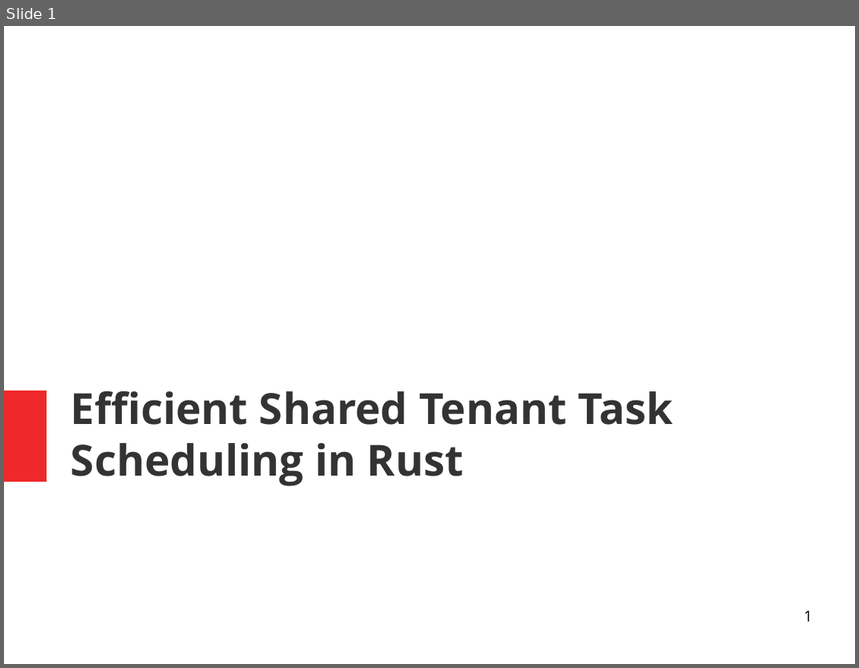
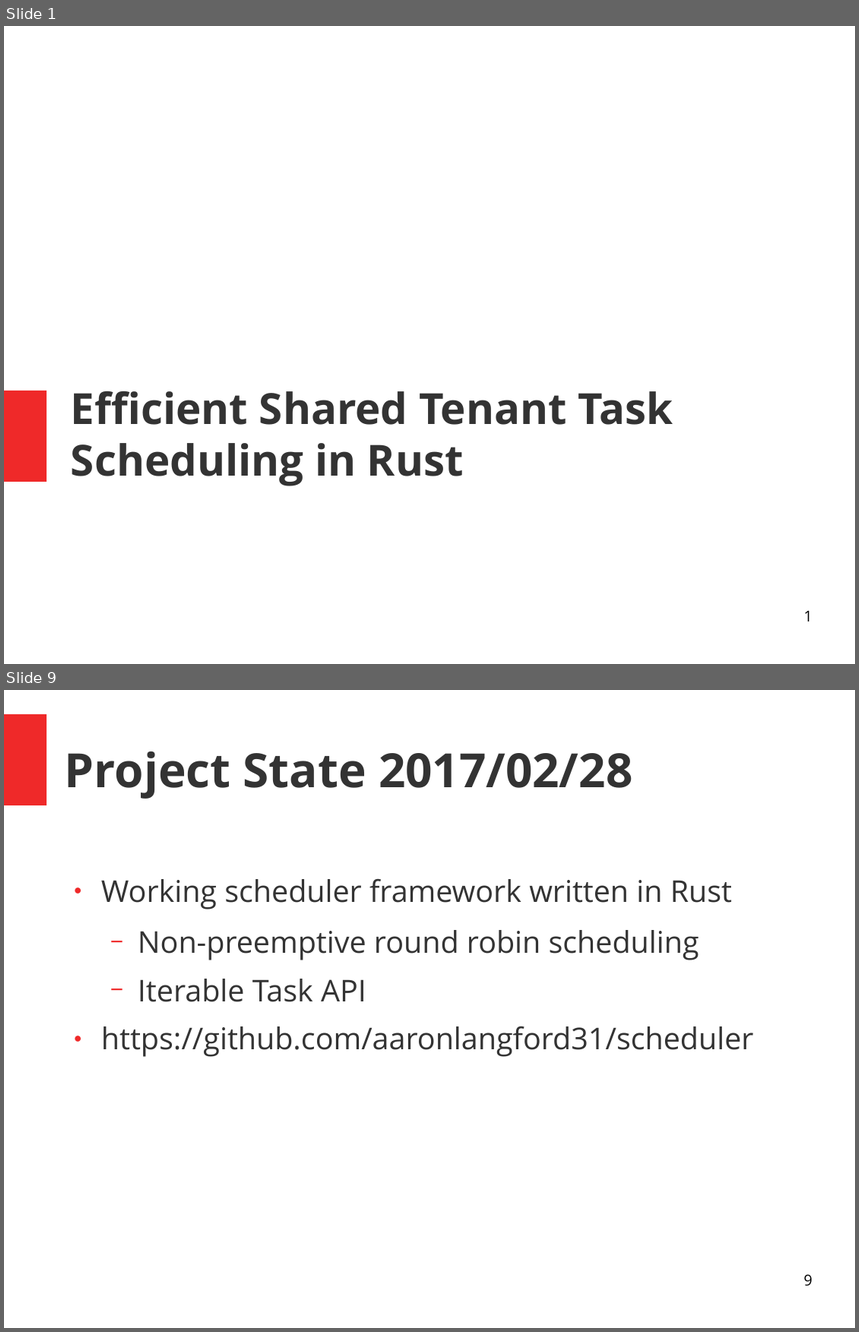
Before and after one commit to aaronlangford31/scheduler, a slide deck: docs/presentations/proj_background.odp. Shown one above the other, each under a label of ours: slide 1 before the commit, slides 1 and 9 after it; the slides between them are not shown. The pictures are 859x668 and 859x1332 pixels, drawn with LibreOffice and Linux fonts; fonts in the diff are those of the drawing. Boxes give left, top, right and bottom in pixels: in the first picture for what was removed or moved away, otherwise in the second. Text is boxed around its words. In the diff, an @@ line names an element or a change of style, - is before the commit and + after.

```diff
--- a/docs/presentations/proj_background.odp
+++ b/docs/presentations/proj_background.odp
@@ slide 9 added at [4, 690, 855, 1328], background #FFFFFF @@
@@ rectangle added at [4, 714, 47, 805], fill #EF2929 @@
@@ title added at [65, 752, 633, 799], 44 pt, text #333333, bold @@
+Project State 2017/02/28
@@ text added at [101, 878, 754, 1057], 28 pt, text #333333 @@
+● Working scheduler framework written in Rust
+  − Non-preemptive round robin scheduling
+  − Iterable Task API
+● https://github.com/aaronlangford31/scheduler
@@ page number added at [804, 1274, 813, 1287], 14 pt, text #000000 @@
+9
```
Also in this commit, not shown: 3 slides changed, 5 other slides added, 1 slide removed, 1 other file.
